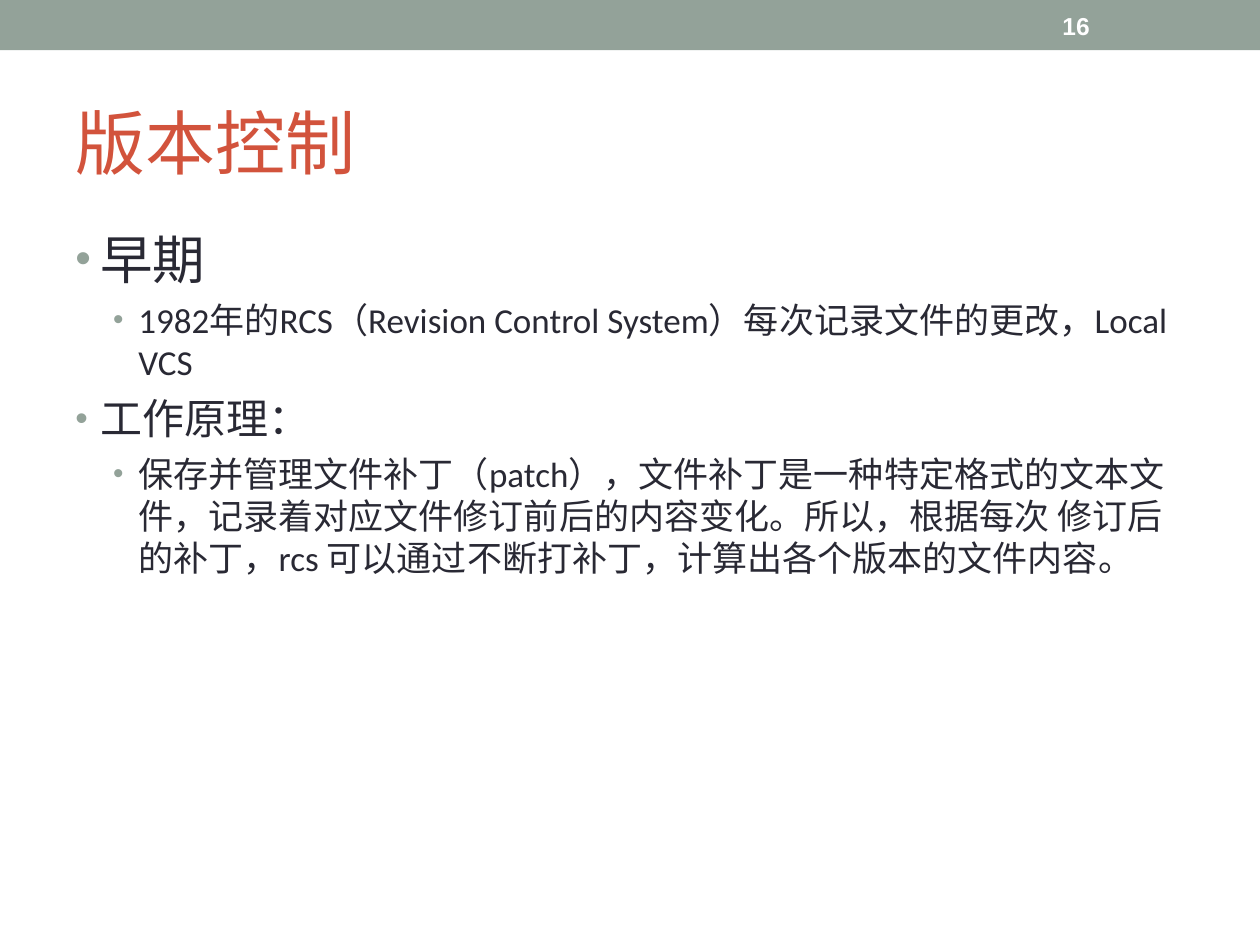
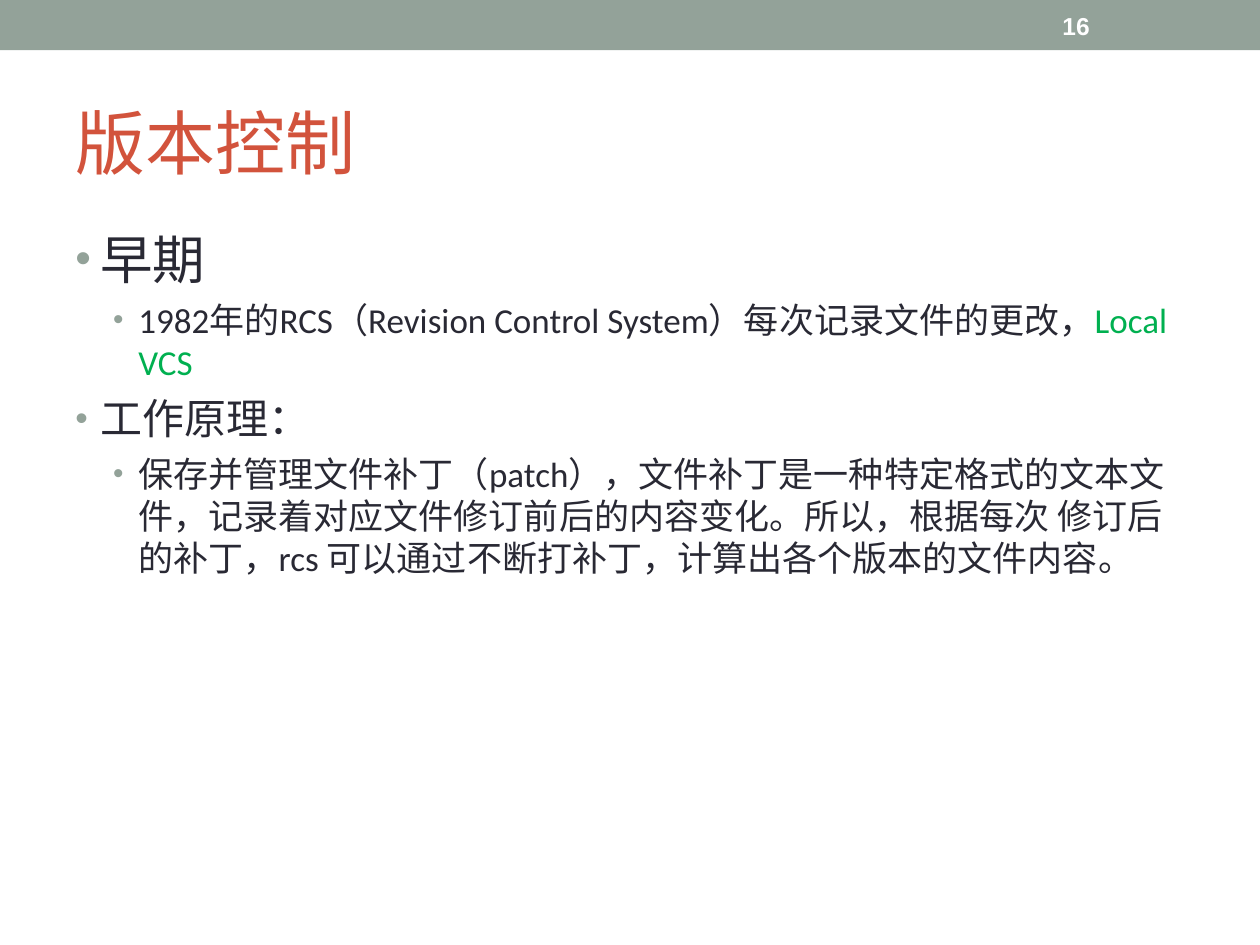
Before and after one commit to Lyon-NEU/Git, a slide deck: slide 16 of git.ppt. Drawn at 1260x945 pixels with LibreOffice and Linux fonts; fonts in the diff are those of the drawing. Boxes give left, top, right and bottom in pixels: in the first picture for what was removed or moved away, otherwise in the second. Text is boxed around its words. In the diff, an @@ line names an element or a change of style, - is before the commit and + after.

```diff
--- a/git.ppt
+++ b/git.ppt
@@ text at bbox=[138, 304, 1167, 376]: text colour #292934 to #00B050 in "System）每次记录文件的更改，Local VCS" @@
```
Also in this commit, not shown: 13 other slides changed, 1 slide added, 1 slide removed.
